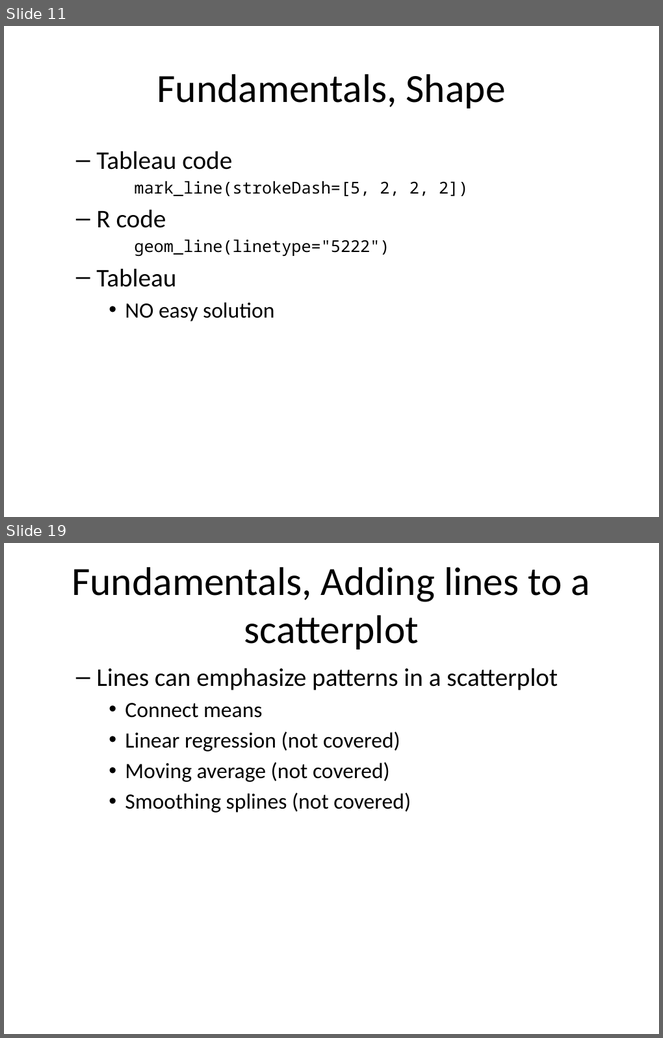
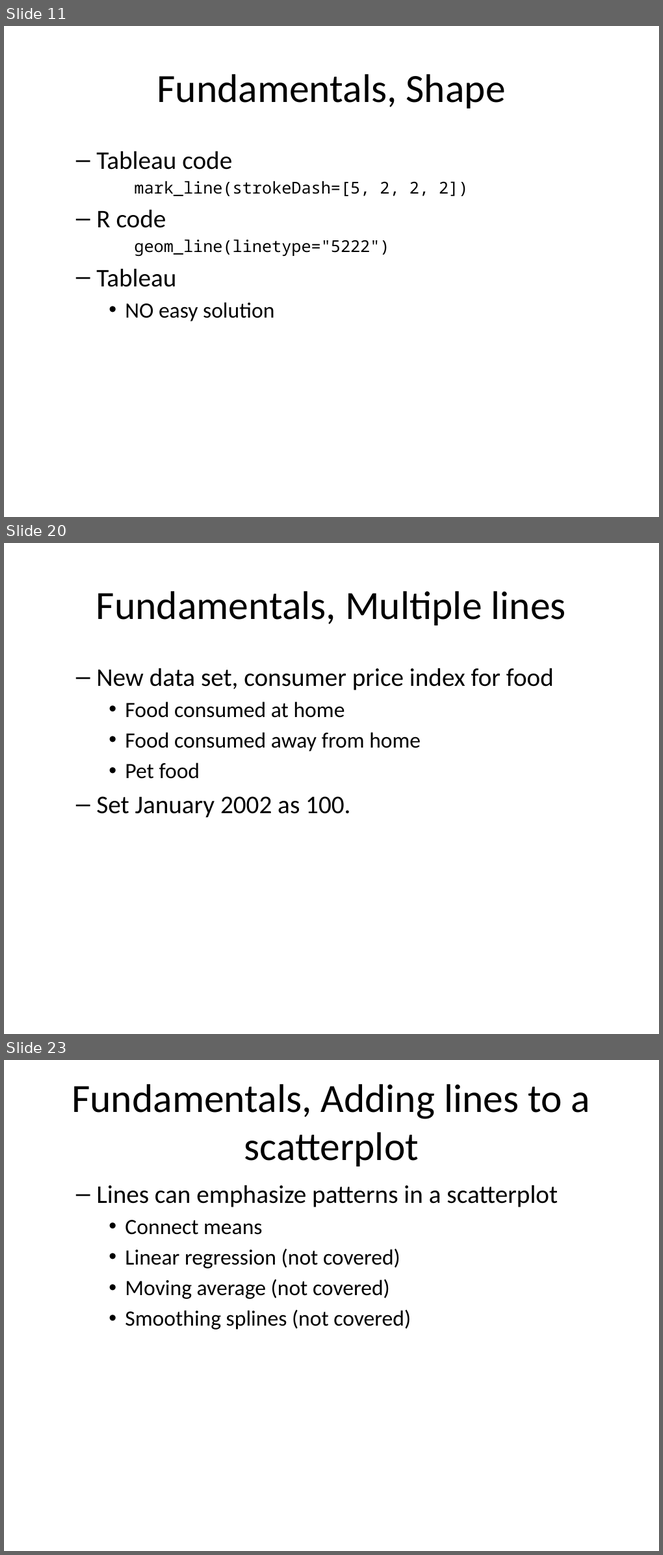
Before and after one commit to pmean/data-visualization, a slide deck: data-viz-03/component/fundamentals.pptx. Shown one above the other, each under a label of ours: slides 11 and 19 before the commit, slides 11, 20 and 23 after it; the slides between them are not shown. The pictures are 663x1038 and 663x1555 pixels, drawn with LibreOffice and Linux fonts; fonts in the diff are those of the drawing. Boxes give left, top, right and bottom in pixels: in the first picture for what was removed or moved away, otherwise in the second. Text is boxed around its words. In the diff, an @@ line names an element or a change of style, - is before the commit and + after.

Commit message:
Started multi-line graphs in data-viz-03

```diff
--- a/data-viz-03/component/fundamentals.pptx
+++ b/data-viz-03/component/fundamentals.pptx
@@ slide 20 added at <box>4,543,659,1034</box>, background #FFFFFF @@
@@ title added at <box>96,591,566,626</box>, 44 pt, text #000000 @@
+Fundamentals, Multiple lines
@@ text added at <box>96,668,554,818</box>, 28 pt, text #000000 @@
+  – New data set, consumer price index for food
+    • Food consumed at home
+    • Food consumed away from home
+    • Pet food
+  – Set January 2002 as 100.
@@ what was slide 19 is now slide 23 @@
```
Also in this commit, not shown: 5 slides changed, 4 other slides added, 1 slide removed, 9 other files.
